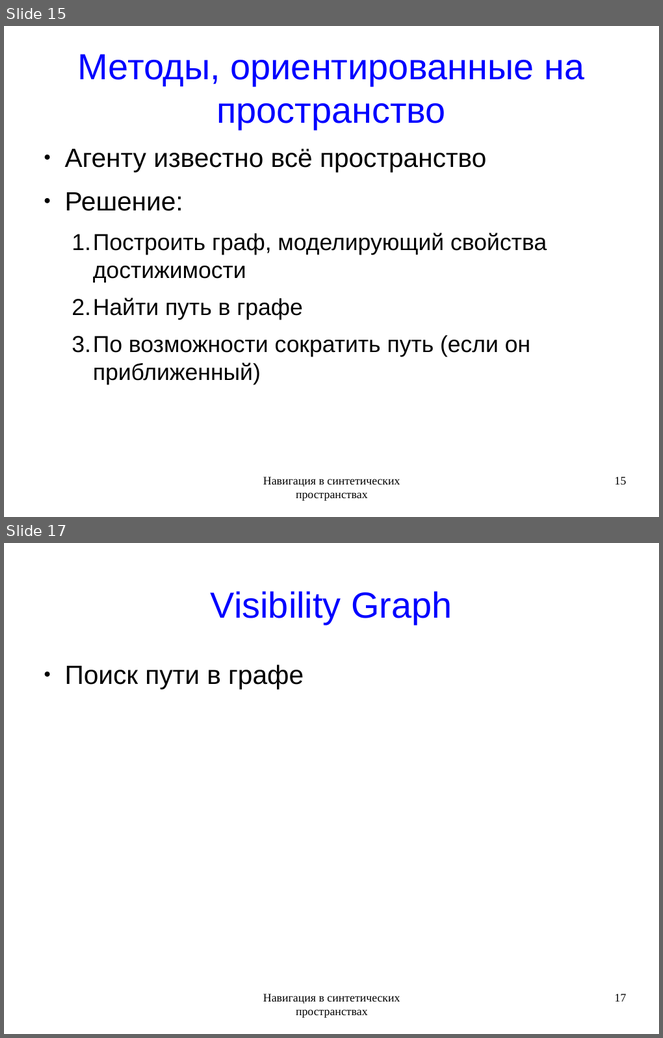
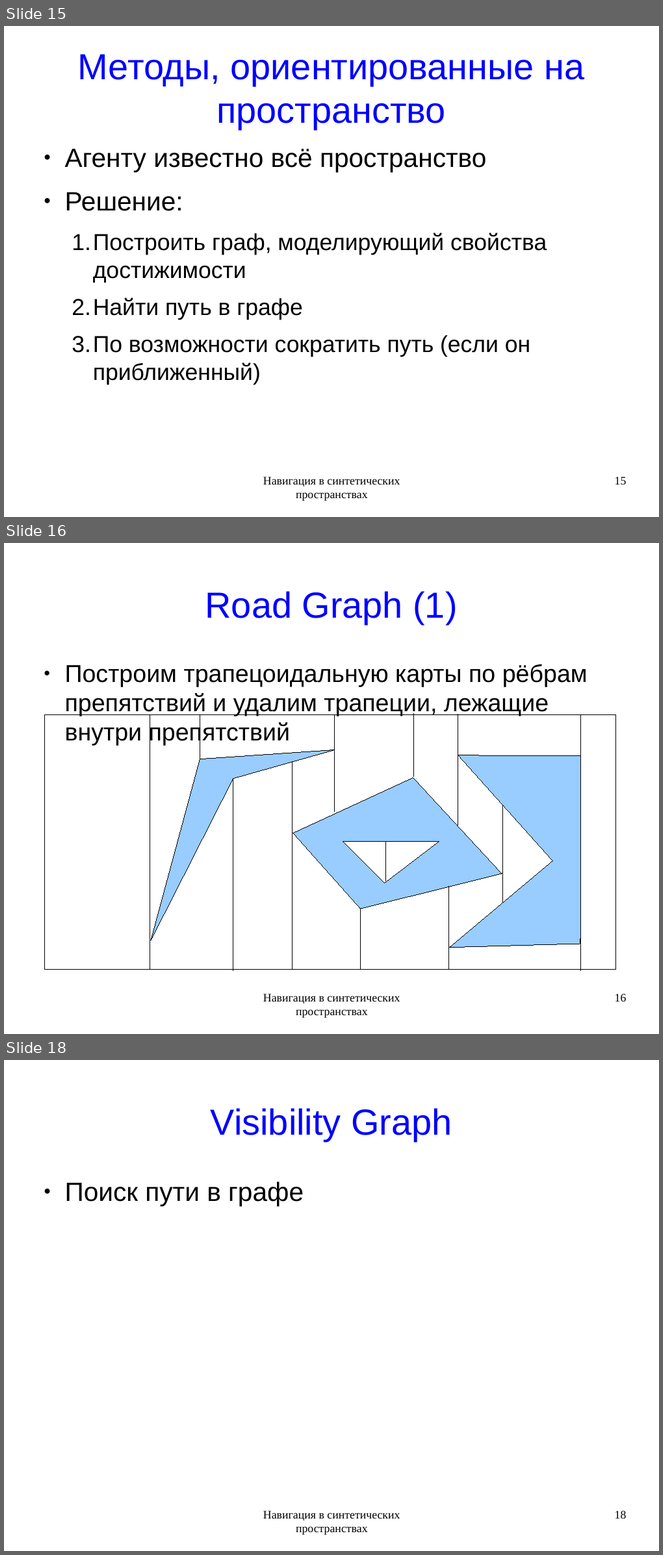
Before and after one commit to rutsky/semester09, a slide deck: Artificial_intelligence/Navigation_in_synthetic_space/50572_Rutsky_Navigation_in_synthetic_space.odp. Shown one above the other, each under a label of ours: slides 15 and 17 before the commit, slides 15, 16 and 18 after it; the slides between them are not shown. The pictures are 663x1038 and 663x1555 pixels, drawn with LibreOffice and Linux fonts; fonts in the diff are those of the drawing. Boxes give left, top, right and bottom in pixels: in the first picture for what was removed or moved away, otherwise in the second. Text is boxed around its words. In the diff, an @@ line names an element or a change of style, - is before the commit and + after.

```diff
--- a/Artificial_intelligence/Navigation_in_synthetic_space/50572_Rutsky_Navigation_in_synthetic_space.odp
+++ b/Artificial_intelligence/Navigation_in_synthetic_space/50572_Rutsky_Navigation_in_synthetic_space.odp
@@ slide 16 added at (4,543,659,1034), background #FFFFFF @@
@@ title added at (206,591,457,624), 44 pt, text #0000FF @@
+Road Graph (1)
@@ text added at (65,664,588,746), 29.6 pt, text #000000 @@
+● Построим трапецоидальную карты по рёбрам препятствий и удалим трапеции, лежащие внутри препятствий
@@ freeform shape added at (44,715,616,970), outline #000000 0 pt @@
@@ line added from (150, 970) to (150, 715), #000000 0 pt @@
@@ line added from (200, 759) to (200, 715), #000000 0 pt @@
@@ line added from (335, 716) to (335, 811), #000000 0 pt @@
@@ line added from (414, 776) to (414, 714), #000000 0 pt @@
@@ line added from (458, 714) to (458, 825), #000000 0 pt @@
@@ line added from (581, 971) to (581, 715), #000000 0 pt @@
@@ freeform shape added at (151,750,335,940), fill #99CCFF, outline #000000 0 pt @@
@@ freeform shape added at (449,756,581,948), fill #99CCFF, outline #000000 0 pt @@
@@ line added from (293, 762) to (293, 969), #000000 0 pt @@
@@ line added from (233, 778) to (233, 971), #000000 0 pt @@
@@ freeform shape added at (293,778,503,909), fill #99CCFF, outline #000000 0 pt @@
@@ line added from (503, 902) to (503, 805), #000000 0 pt @@
@@ freeform shape added at (343,841,440,883), fill #FFFFFF, outline #000000 0 pt @@
@@ line added from (386, 881) to (386, 841), #000000 0 pt @@
@@ line added from (449, 969) to (449, 887), #000000 0 pt @@
@@ line added from (361, 909) to (361, 970), #000000 0 pt @@
@@ text added at (263,994,400,1018), 14 pt, text #000000 @@
+Навигация в синтетических пространствах
@@ page number added at (615,994,627,1002), 14 pt, text #000000 @@
+16
@@ what was slide 17 is now slide 18 @@
@@ page number at (615,1511,627,1519): text changed @@
-17
+18
```
Also in this commit, not shown: 2 slides changed.
